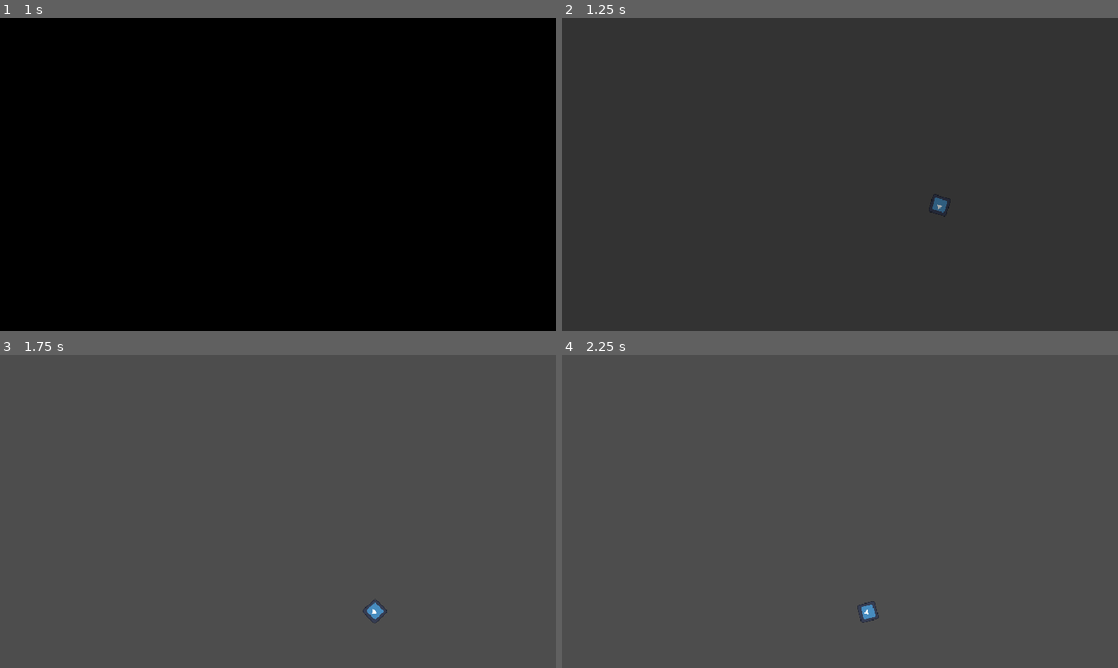
Above: before the commit, frames 1-4 (two rows, left to right).
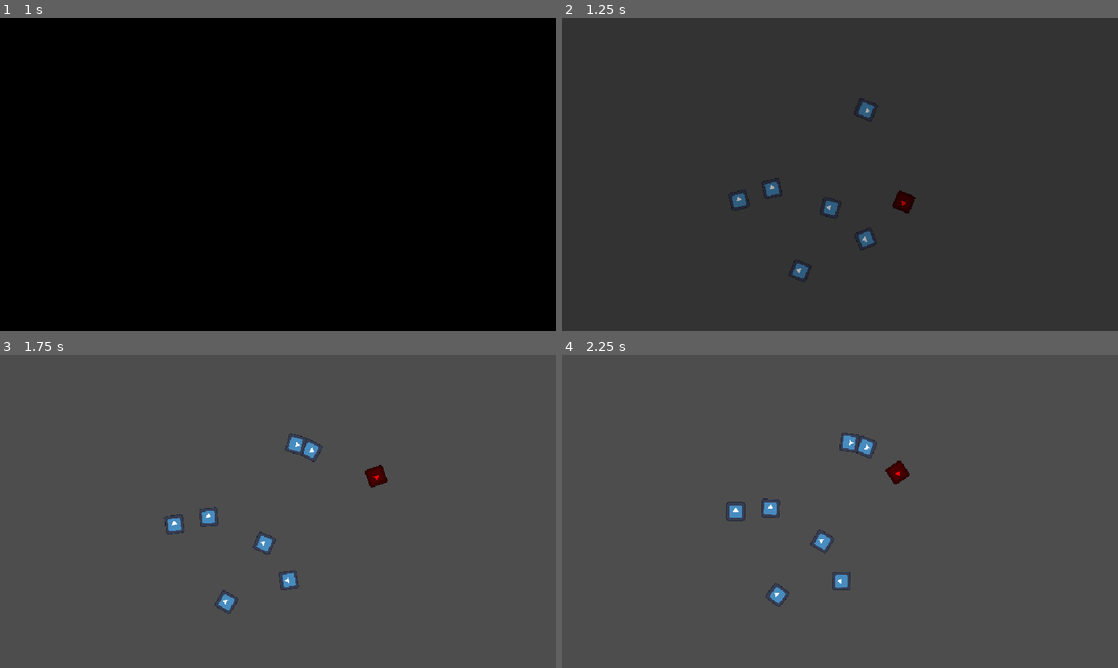
Above: after the commit, the same moments.

Repository: CookieFinder23/YGDA-Fall-Game-Jam-2026
Game: Godot game, scene res://ui/title_screen/title_screen.tscn
Two runs of this game, one before a commit and one after it. Both use one fixed random seed, a clock stepped at 60 frames per second and the inputs below. The engine's default icon, where the game draws it, is replaced by a stand-in: a white triangle on a blue panel in a dark square.
Inputs (mouse positions are in pixels of both pictures, inside the frame that each line leads up to):
- Up to frame 1 (1 s): click (278, 115) at 0.5 s
- Up to frame 2 (1.25 s): no input
- Up to frame 3 (1.75 s): hold W (up) from 1.28 s (still down)
- Up to frame 4 (2.25 s): release W (up) at 2.03 s; hold S (down) from 2.03 s (still down)

Frame 1 is identical in both runs. In frame 2, 1.0% of the frame differs, in the area x 30-70%, y 25-85%; in frame 3, 1.1%; in frame 4, 1.1%, in the area x 29-63%, y 24-86%.

Commit message:
enemies bounce off eachother

Diff:
--- a/fall-game-jam-2026/level/world.gd
+++ b/fall-game-jam-2026/level/world.gd
@@ -5,16 +5,64 @@
 const center = Vector2(480, 270) # canvas is 960 by 540
 var player_vars = 0
 
+func _ready() -> void:
+	for child in get_children():
+		var orb = child.find_child("OrbitingObject")
+		orb.ring_num = randi_range(0, 3)
+		orb.ring_pos = randf_range(0, 2 * PI)
 func _physics_process(_delta: float) -> void:
 	for child in get_children():
 		position_orbiting_object(child)
-	if $Player/Hitbox.has_overlapping_areas():
-		$Player/Hitbox.get_overlapping_bodies()[0].get_node("BaseEnemy").hit()
-		$Player.direction *= -1
-		$Player.get_node("OrbitingObject").ring_pos += $Player.direction * $Player.SPEED * 0.25
+	if $Player.collision_cooldown_dist_timer < 0 and $Player/Hitbox.has_overlapping_areas():
+		$Player.collision_cooldown_dist_timer = $Player.COLLISION_COOLDOWN_DIST
+		var base_enemy: Node = $Player/Hitbox.get_overlapping_areas()[0].get_parent()
+		base_enemy.health -= 1
+		bounce($Player, base_enemy)
 
-func position_orbiting_object(obj) -> void:
-	var vars = obj.find_child("OrbitingObject")
-	if vars:
-		obj.global_position = center + Vector2(rings_radii[vars.ring_num]*cos(vars.ring_pos), rings_radii[vars.ring_num]*sin(vars.ring_pos))
+	# handle collisions between two enemies
+	var already_collided: Array = []
+	for child in get_children():
+		if is_instance_of(child, Player):
+			continue
+		var hitbox = child.find_child("Hitbox")
+		var base_enemy = hitbox.get_parent()
+		if hitbox in already_collided or base_enemy.collision_cooldown_dist_timer > 0:
+			continue
+		if hitbox.has_overlapping_areas():
+			already_collided.append(hitbox)
+			# only need to mark one part of the collision as already collided to prevent the exact collision between the two happening again
+			# using an array of length 2 containing both and checking if the collision exactly matches may be better, but lazy
+			var collided_with = hitbox.get_overlapping_areas()[0].get_parent()
+			if is_instance_of(collided_with, Player):
+				continue
+			base_enemy.collision_cooldown_dist_timer = base_enemy.COLLISION_COOLDOWN_DIST
+			collided_with.collision_cooldown_dist_timer = collided_with.COLLISION_COOLDOWN_DIST
+			bounce(child.get_node("BaseEnemy"), collided_with)
+
+## prereq: nodes have variables: direction, speed, speed_mult, bounce
+func bounce(obj1: Node, obj2: Node):
+	var obj1_base_speed = obj1.SPEED if "SPEED" in obj1 else obj1.speed
+	var obj1_speed = obj1_base_speed * obj1.speed_mult
+	var obj2_base_speed = obj2.SPEED if "SPEED" in obj2 else obj2.speed
+	var obj2_speed = obj2_base_speed * obj2.speed_mult
+
+	# the slower object takes the direction of the faster object, then invert the direction of the faster object
+	if obj1_speed > obj2_speed:
+		obj2.direction = obj1.direction
+		obj1.direction *= -1
+	else:
+		obj1.direction = obj2.direction
+		obj2.direction *= -1
+
+	# the speed of each object is set to the max speed
+	# this is done by setting the speed mult to the value which will create the correct speed
+	var new_speed = max(obj1_speed, obj2_speed)
+	obj1.speed_mult = new_speed / obj1_base_speed
+	obj2.speed_mult = new_speed / obj2_base_speed
+
+func position_orbiting_object(obj: Node) -> void:
+	var orbiting_object: OrbitingObject
+	orbiting_object = obj.find_child("OrbitingObject")
+	if orbiting_object:
+		obj.global_position = center + Vector2(rings_radii[orbiting_object.ring_num]*cos(orbiting_object.ring_pos), rings_radii[orbiting_object.ring_num]*sin(orbiting_object.ring_pos))
 		obj.look_at(center)
--- a/fall-game-jam-2026/level/world.tscn
+++ b/fall-game-jam-2026/level/world.tscn
@@ -2,8 +2,23 @@
 
 [ext_resource type="PackedScene" uid="uid://duh0b4jpm3s56" path="res://level_object/player.tscn" id="1_07nfa"]
 [ext_resource type="Script" uid="uid://dg875oa72qesx" path="res://level/world.gd" id="1_sw3g3"]
+[ext_resource type="PackedScene" uid="uid://ocsoo5vljovt" path="res://level_object/enemy/blank_enemy.tscn" id="3_tjjer"]
 
 [node name="World" type="Node2D" unique_id=267205359]
 script = ExtResource("1_sw3g3")
 
 [node name="Player" parent="." unique_id=520527748 instance=ExtResource("1_07nfa")]
+
+[node name="BlankEnemy" parent="." unique_id=494127020 instance=ExtResource("3_tjjer")]
+
+[node name="BlankEnemy2" parent="." unique_id=2106956846 instance=ExtResource("3_tjjer")]
+
+[node name="BlankEnemy3" parent="." unique_id=1835212179 instance=ExtResource("3_tjjer")]
+
+[node name="BlankEnemy4" parent="." unique_id=446948944 instance=ExtResource("3_tjjer")]
+
+[node name="BlankEnemy5" parent="." unique_id=262124805 instance=ExtResource("3_tjjer")]
+
+[node name="BlankEnemy6" parent="." unique_id=1092494471 instance=ExtResource("3_tjjer")]
+
+[node name="BlankEnemy7" parent="." unique_id=1127273948 instance=ExtResource("3_tjjer")]
--- a/fall-game-jam-2026/level_object/enemy/base_enemy.gd
+++ b/fall-game-jam-2026/level_object/enemy/base_enemy.gd
@@ -1,13 +1,24 @@
 extends Node2D
-
+class_name Enemy
+const COLLISION_COOLDOWN_DIST = 0.5
+var collision_cooldown_dist_timer = -1
 @export var speed: float = 0.1
 @export var direction: int = 1
 
 @export var health: int = 1:
 	set(new_value):
+		if health == new_value:
+			return
 		health = new_value
 		if health <= 0:
-			queue_free()
+			get_parent().queue_free()
+
+const BOUNCE_SMOOTH = 0.01
+var speed_mult: float = 1.0
 
 func _physics_process(delta: float) -> void:
-	$OrbitingObject.move(speed * direction * delta)
+	var movement = speed * speed_mult * direction * delta
+	collision_cooldown_dist_timer -= abs(movement)
+	$OrbitingObject.move(movement)
+	# if confused about this line read https://www.rorydriscoll.com/2016/03/07/frame-rate-independent-damping-using-lerp/
+	speed_mult = lerp(speed_mult, 1.0, 1 - pow(BOUNCE_SMOOTH, delta))
--- a/fall-game-jam-2026/level_object/enemy/base_enemy.tscn
+++ b/fall-game-jam-2026/level_object/enemy/base_enemy.tscn
@@ -9,10 +9,11 @@
 [node name="BaseEnemy" type="Node2D" unique_id=2077614294]
 script = ExtResource("1_6hac5")
 
-[node name="Area2D" type="Area2D" parent="." unique_id=2102928038]
+[node name="Hitbox" type="Area2D" parent="." unique_id=2102928038]
 collision_layer = 2
+collision_mask = 3
 
-[node name="CollisionShape2D" type="CollisionShape2D" parent="Area2D" unique_id=868771195]
+[node name="CollisionShape2D" type="CollisionShape2D" parent="Hitbox" unique_id=868771195]
 shape = SubResource("RectangleShape2D_0es7p")
 
 [node name="OrbitingObject" parent="." unique_id=1257513429 instance=ExtResource("2_6hac5")]
--- a/fall-game-jam-2026/level_object/enemy/blank_enemy.tscn
+++ b/fall-game-jam-2026/level_object/enemy/blank_enemy.tscn
@@ -4,6 +4,9 @@
 [ext_resource type="PackedScene" uid="uid://kn6oepseaj3g" path="res://level_object/enemy/base_enemy.tscn" id="2_50514"]
 
 [node name="BlankEnemy" type="Sprite2D" unique_id=494127020]
+scale = Vector2(0.25, 0.25)
 texture = ExtResource("1_k3fqp")
 
 [node name="BaseEnemy" parent="." unique_id=737591388 instance=ExtResource("2_50514")]
+speed = 0.25
+health = 3
--- a/fall-game-jam-2026/level_object/player.gd
+++ b/fall-game-jam-2026/level_object/player.gd
@@ -1,15 +1,29 @@
 extends Sprite2D
+class_name Player
+const COLLISION_COOLDOWN_DIST = 0.5
+const BOUNCE_SMOOTH = 0.01
+var collision_cooldown_dist_timer = -1
 var health: int = 3
 ## radian change per second
-const SPEED: float = 1
+const SPEED: float = 1.5
 ## 1 = radians increasing, -1 = radians decreasing
 var direction: int = 1
+var speed_mult: float = 1
+
 # Called every frame. 'delta' is the elapsed time since the previous frame.
 func _process(delta: float) -> void:
-	$OrbitingObject.move(SPEED * direction * delta)
+	var movement = SPEED * speed_mult * direction * delta
+	$OrbitingObject.move(movement)
+	collision_cooldown_dist_timer -= abs(movement)
+
+	# if confused about this line read https://www.rorydriscoll.com/2016/03/07/frame-rate-independent-damping-using-lerp/
+	speed_mult = lerp(speed_mult, 1.0, 1 - pow(BOUNCE_SMOOTH, delta))
 
 func _input(event: InputEvent) -> void:
+	var old_ring_num = $OrbitingObject.ring_num
 	if event.is_action_pressed("up"):
 		$OrbitingObject.ring_num += 1
 	elif event.is_action_pressed("down"):
 		$OrbitingObject.ring_num -= 1
+	if old_ring_num != $OrbitingObject.ring_num:
+		collision_cooldown_dist_timer = -1
--- a/fall-game-jam-2026/level_object/player.tscn
+++ b/fall-game-jam-2026/level_object/player.tscn
@@ -8,6 +8,7 @@
 size = Vector2(128, 128)
 
 [node name="Player" type="Sprite2D" unique_id=520527748]
+modulate = Color(1, 0, 0, 1)
 scale = Vector2(0.25, 0.25)
 texture = ExtResource("1_2haed")
 script = ExtResource("2_033we")
